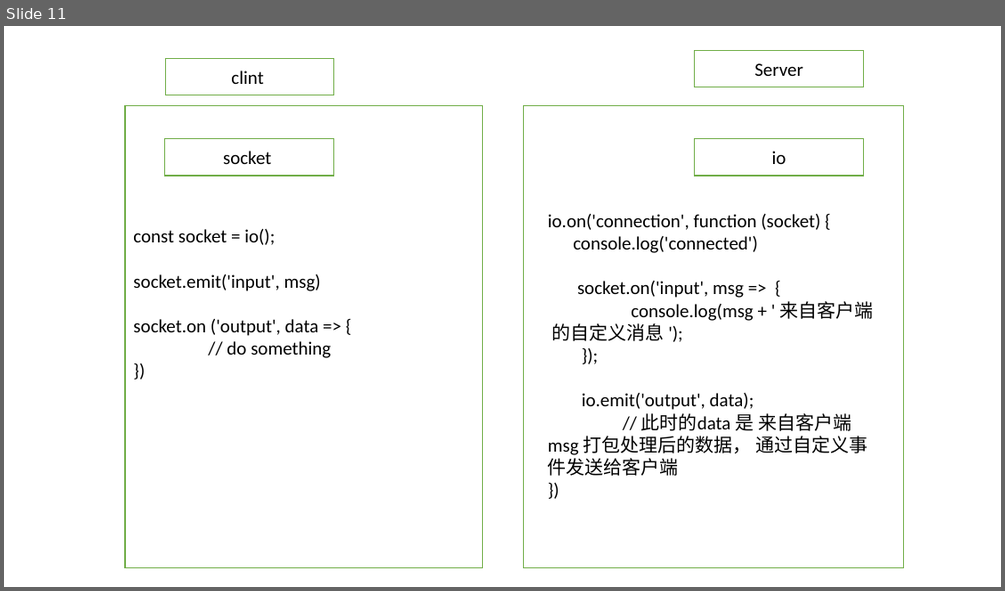
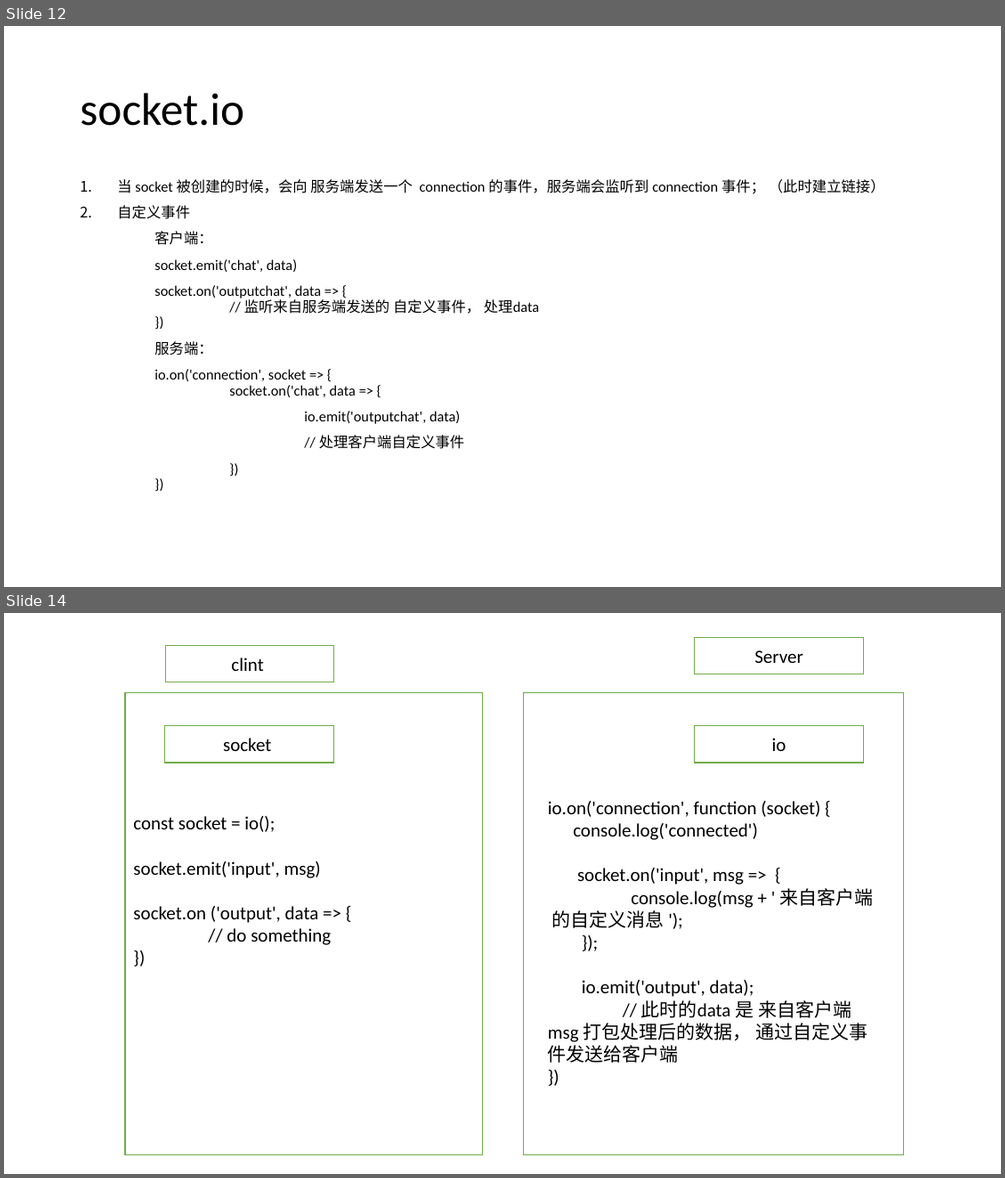
Before and after one commit to admiral20/socket.io, a slide deck: webSocket && socket.io.pptx. Shown one above the other, each under a label of ours: slide 11 before the commit, slides 12 and 14 after it; the slides between them are not shown. The pictures are 1005x591 and 1005x1178 pixels, drawn with LibreOffice and Linux fonts; fonts in the diff are those of the drawing. Boxes give left, top, right and bottom in pixels: in the first picture for what was removed or moved away, otherwise in the second. Text is boxed around its words. In the diff, an @@ line names an element or a change of style, - is before the commit and + after.

Commit message:
fix: socket

```diff
--- a/webSocket && socket.io.pptx
+++ b/webSocket && socket.io.pptx
@@ slide 12 added at box(4, 26, 1001, 587), background #FFFFFF @@
@@ title added at box(80, 93, 244, 126), 44 pt, text #000000 @@
+socket.io
@@ text added at box(117, 179, 885, 449), 14 pt, text #000000 @@
+1. 当 socket 被创建的时候，会向 服务端发送一个 connection 的事件，服务端会监听到 connection 事件； （此时建立链接）
+2. 自定义事件
+客户端：
+socket.emit('chat', data)
+socket.on('outputchat', data => {
+// 监听来自服务端发送的 自定义事件， 处理data
+})
+服务端：
+io.on('connection', socket => {
+socket.on('chat', data => {
+io.emit('outputchat', data)
+// 处理客户端自定义事件
+})
+})
@@ what was slide 11 is now slide 14 @@
```
Also in this commit, not shown: 2 slides changed, 3 other slides added, 3 other files.
